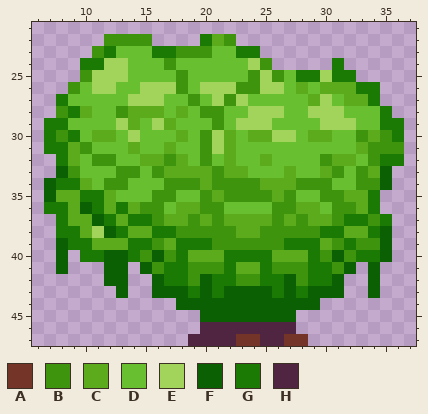
File history of a pixel-art sprite, Assets/Art/bush-small.png. Above: the version before the commit.
The file is 48x48 pixels. Shown: x 6..37, y 21..47.
Palette (. is transparent): A #743428  B #3e940c  C #5bab1d  D #68c031  E #a2d45b  F #0c6004  G #1b7a04  H #4f2542
Pixels before, first column x 7:
22 .....BBBB....GCB..............
23 ....BGDDDGGBBBDDGG............
24 ...GGEEDDDBDDDDDDEB.....G.....
25 ...BEEEDDDDBDDDDDBEBDGGEGG....
26 ..BDEEDDEEEBDEEEBBEEDCDCCCGG..
27 .GDDDDDEEEDDBDEBEDDDDDCEDCCG..
28 .BGCDDBCCCDCDBBDDEEEDDEEEDDDG.
29 GGDDDDECDECDDDBDEEEDDDDEEEDDGG
30 GBGDCCDEDDDCDBECDCCEEDCCDDBCBG
31 GGCBDDDCDDCDDBECDDDDDDDDDDCBBB
32 .GCDBBDDCCBCDBDCDDCDDDDBCCDBGG
33 .FBDDDBBDBCCCCBCCDDDCDDCBDBCF.
34 FGGCDBBDDDBBBCBBBBCCCBBBDDBBF.
35 FCCGGCDDDBBDDBCBBBBCBDDBBCCG..
36 GGCFGCGCBBDCCBBDDDDBBCCDBBCG..
37 .GCCFGCGGBCCBCBCCCCBCBCCBGGBG.
38 .GGCEFGCCGGBBBBBCCBBBBBGGCCGF.
39 .FGGCCCGGBCGGGBBBBBBGGGCBGBBF.
40 .F.GGFFGBFBGCCCGGGGCCCGBFBGGF.
41 .F...FF.FBGGBBBGCCGBBBGGBF.F..
42 .....FF..FGGBFGGBBGGFBGGF..F..
43 ......F..FFFGFGFFFFGFGFFF..F..
44 ...........FFFFFFFFFFFF.......
45 .............FFFFFFFF.........
46 .............HHHHHHHH.........
47 ............HHHHAAHHAA........
Once edited:
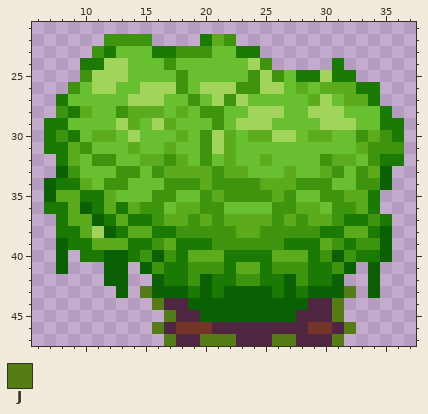
Colours new in this view: J #547d16
The exact change:
y 43: x 15 . -> J; x 32 . -> J
y 44: x 16..18 ..F -> JHH; x 29..31 F.. -> HHJ
y 45: x 17..19 ... -> JHH; x 28..31 .... -> HHHJ
y 46: x 16..20 ....H -> JHAAA; x 28..32 ..... -> HAAHJ
y 47: x 17..18 .. -> JH; x 20..24 HHHAA -> JJJHH; x 26..31 HAA... -> JJHHHJ
